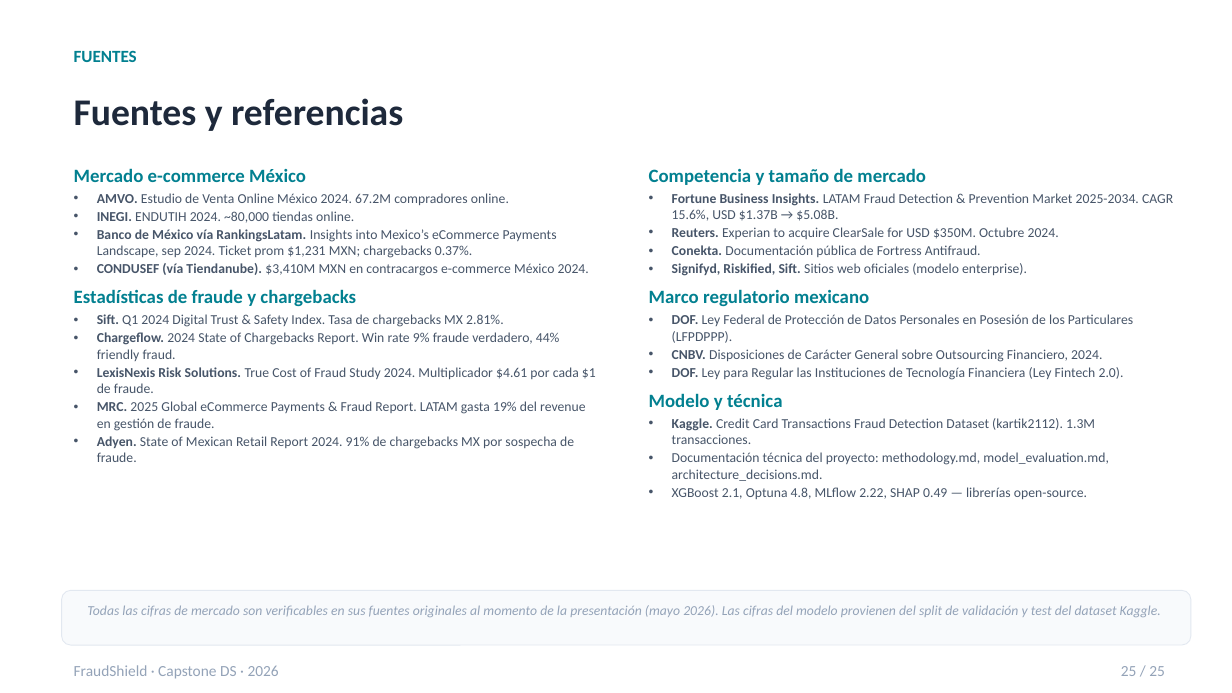
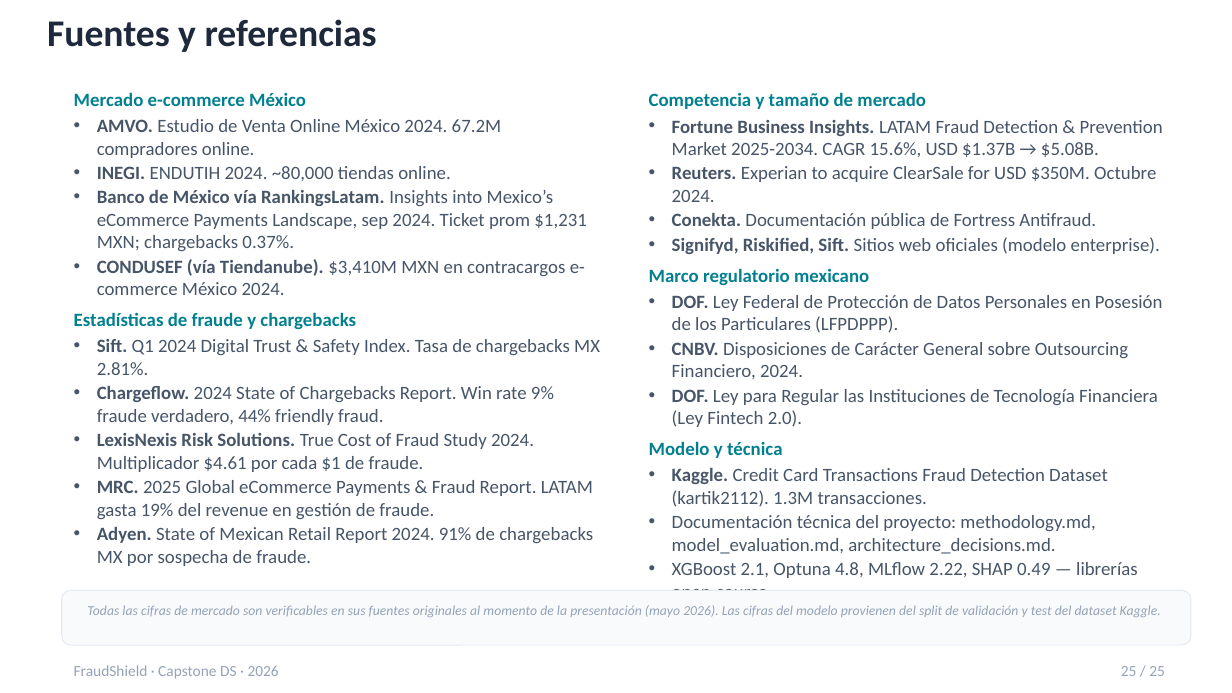
Before and after one commit to Nike2004A/fraud_transactions, a slide deck: slide 19 of docs/FraudShield_deck.pptx (slide 23 before the commit). Drawn at 1232x693 pixels with LibreOffice and Linux fonts; fonts in the diff are those of the drawing. Boxes give left, top, right and bottom in pixels: in the first picture for what was removed or moved away, otherwise in the second. Text is boxed around its words. In the diff, an @@ line names an element or a change of style, - is before the commit and + after.

```diff
--- a/docs/FraudShield_deck.pptx
+++ b/docs/FraudShield_deck.pptx
@@ text "Fuentes y referencias": place and size @@
-text "Fuentes y referencias" at (74,98,403,131)
+text "Fuentes y referencias" at (47,19,377,52)
@@ text removed at (74,50,137,62) @@
-FUENTES
@@ text "Mercado e-commerce México": place and size @@
-text "Mercado e-commerce México" at (74,168,596,462)
+text "Mercado e-commerce México" at (74,92,600,566)
@@ text "Competencia y tamaño de mercado": place and size @@
-text "Competencia y tamaño de mercado" at (649,168,1173,499)
+text "Competencia y tamaño de mercado" at (649,92,1163,590)
@@ text at (97,119,600,566): size 8 to 11 pt @@
@@ text at (672,120,1163,590): size 8 to 11 pt @@
```
Also in this commit, not shown: 7 other slides changed, 4 slides removed.
